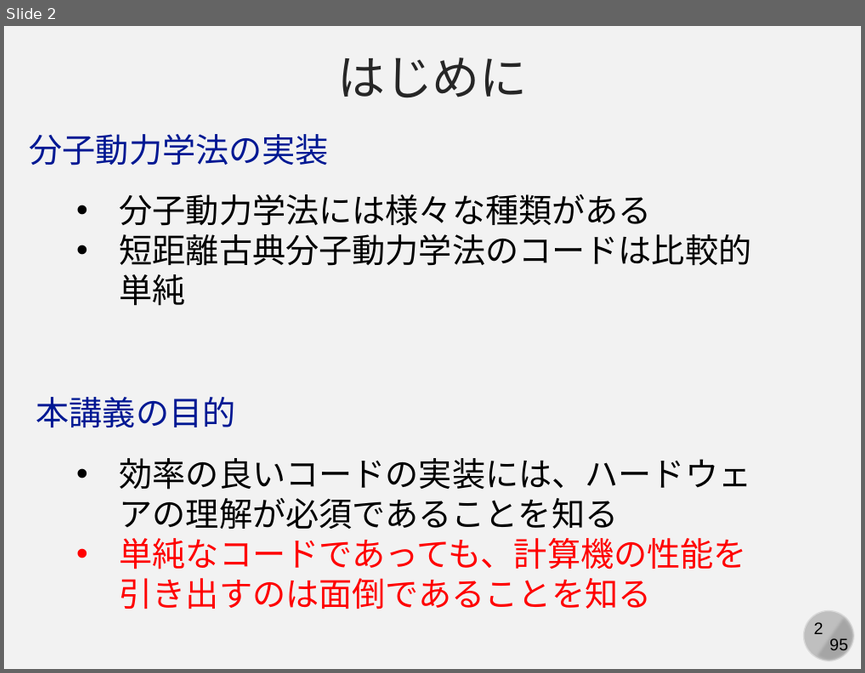
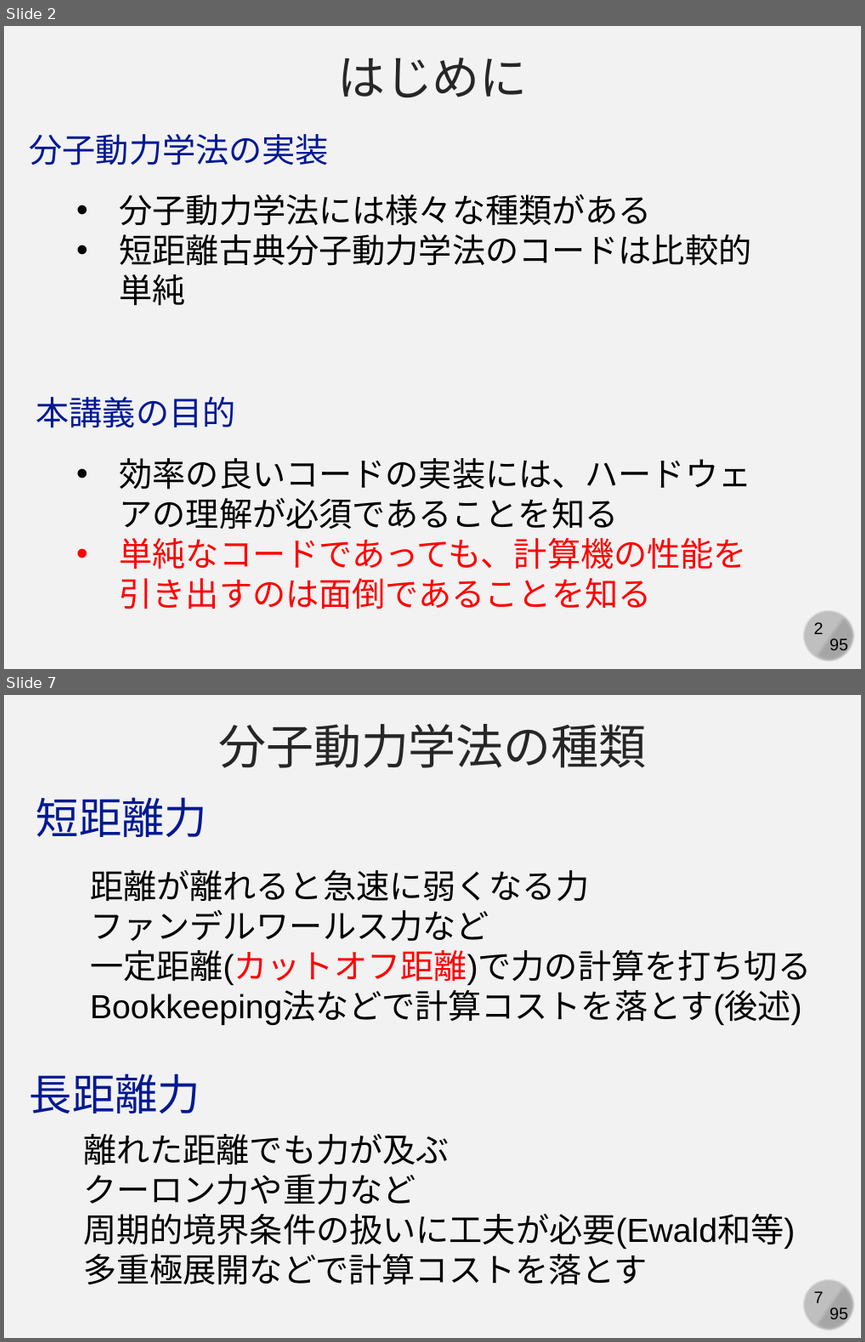
Before and after one commit to kaityo256/simulation_engineering, a slide deck: 07_md_implementation/simulation07.pptx. Shown one above the other, each under a label of ours: slide 2 before the commit, slides 2 and 7 after it; the slides between them are not shown. The pictures are 865x673 and 865x1342 pixels, drawn with LibreOffice and Linux fonts; fonts in the diff are those of the drawing. Boxes give left, top, right and bottom in pixels: in the first picture for what was removed or moved away, otherwise in the second. Text is boxed around its words. In the diff, an @@ line names an element or a change of style, - is before the commit and + after.

```diff
--- a/07_md_implementation/simulation07.pptx
+++ b/07_md_implementation/simulation07.pptx
@@ slide 7 added at bbox=[4, 695, 861, 1338], background #F2F2F2; not listed: 4 template elements that a slide beside it also shows @@
@@ text added at bbox=[218, 724, 647, 768], 40 pt, text #262626 @@
+分子動力学法の種類
@@ text added at bbox=[36, 797, 208, 837], 36 pt, text #011893 @@
+短距離力
@@ text added at bbox=[90, 870, 811, 1025], 28 pt, text #000000 @@
+距離が離れると急速に弱くなる力
+ファンデルワールス力など
+一定距離(カットオフ距離)で力の計算を打ち切る
+Bookkeeping法などで計算コストを落とす(後述)
@@ text added at bbox=[30, 1073, 201, 1113], 36 pt, text #011893 @@
+長距離力
@@ text added at bbox=[83, 1134, 794, 1285], 28 pt, text #000000 @@
+離れた距離でも力が及ぶ
+クーロン力や重力など
+周期的境界条件の扱いに工夫が必要(Ewald和等)
+多重極展開などで計算コストを落とす
```
Also in this commit, not shown: 2 slides changed, 5 other slides added, 1 slide removed.
